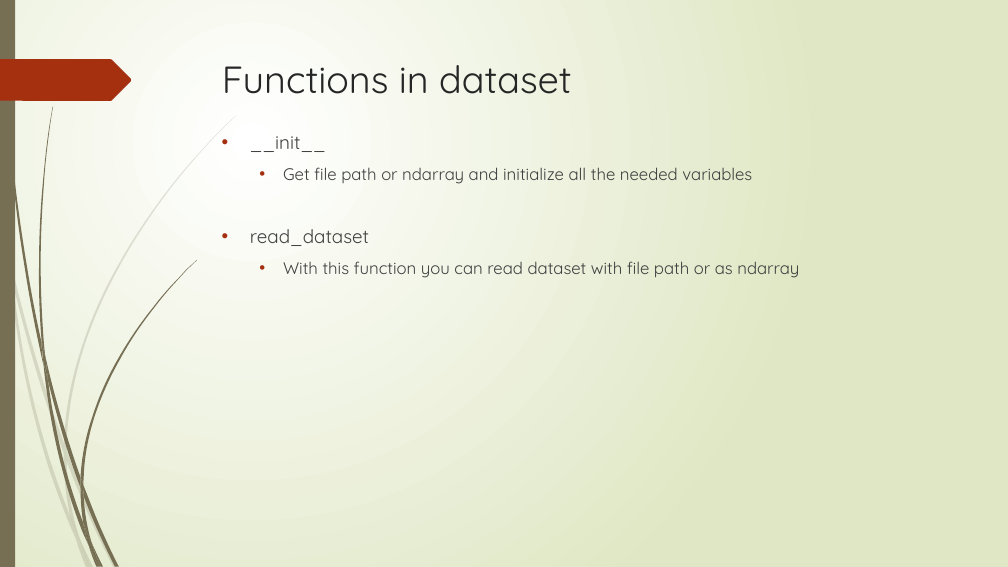
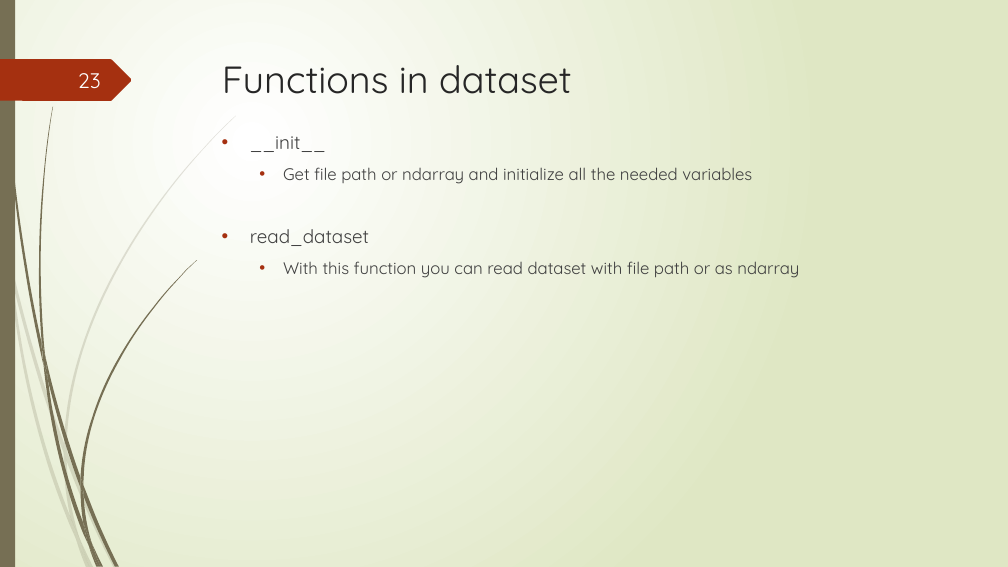
Before and after one commit to hsmmi/Exact-Acceleration-of-K-Means-and-K-Means-parallel, a slide deck: slide 23 of report/spr_final_paper.pptx. Drawn at 1008x567 pixels with LibreOffice and Linux fonts; fonts in the diff are those of the drawing. Boxes give left, top, right and bottom in pixels: in the first picture for what was removed or moved away, otherwise in the second. Text is boxed around its words. In the diff, an @@ line names an element or a change of style, - is before the commit and + after.

```diff
--- a/report/spr_final_paper.pptx
+++ b/report/spr_final_paper.pptx
@@ page number added at (78,73,101,89), 20 pt, text #FEFFFF @@
+23
```
Also in this commit, not shown: 31 other slides changed, 3 slides added, 1 slide removed, 1 other file.
